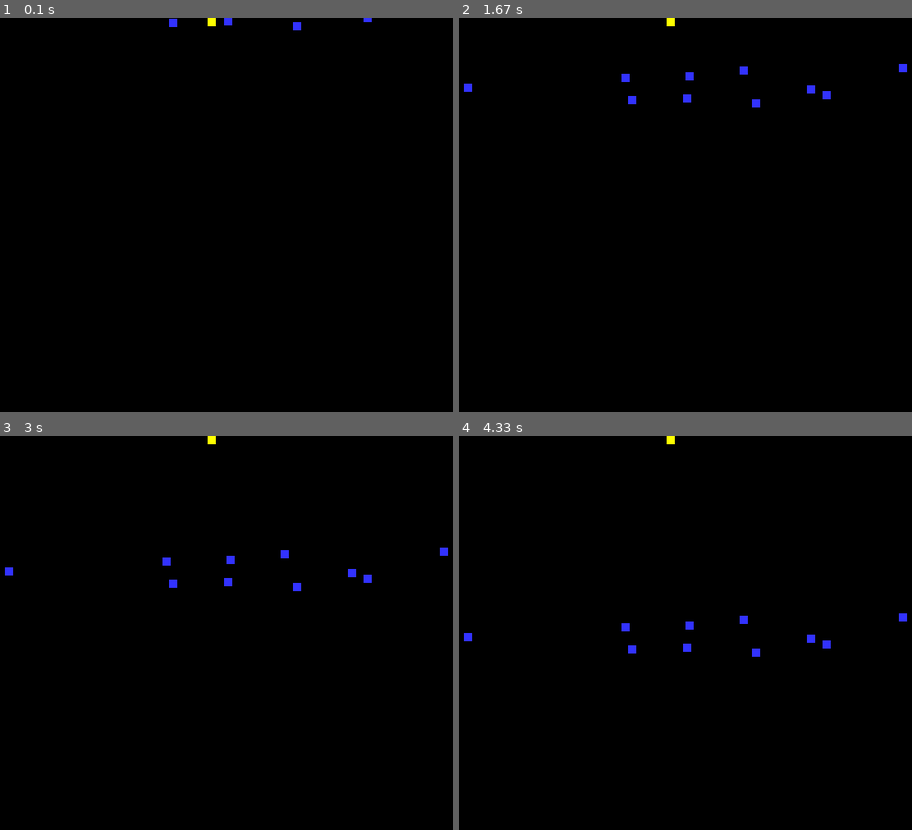
Above: before the commit, frames 1-4 (two rows, left to right).
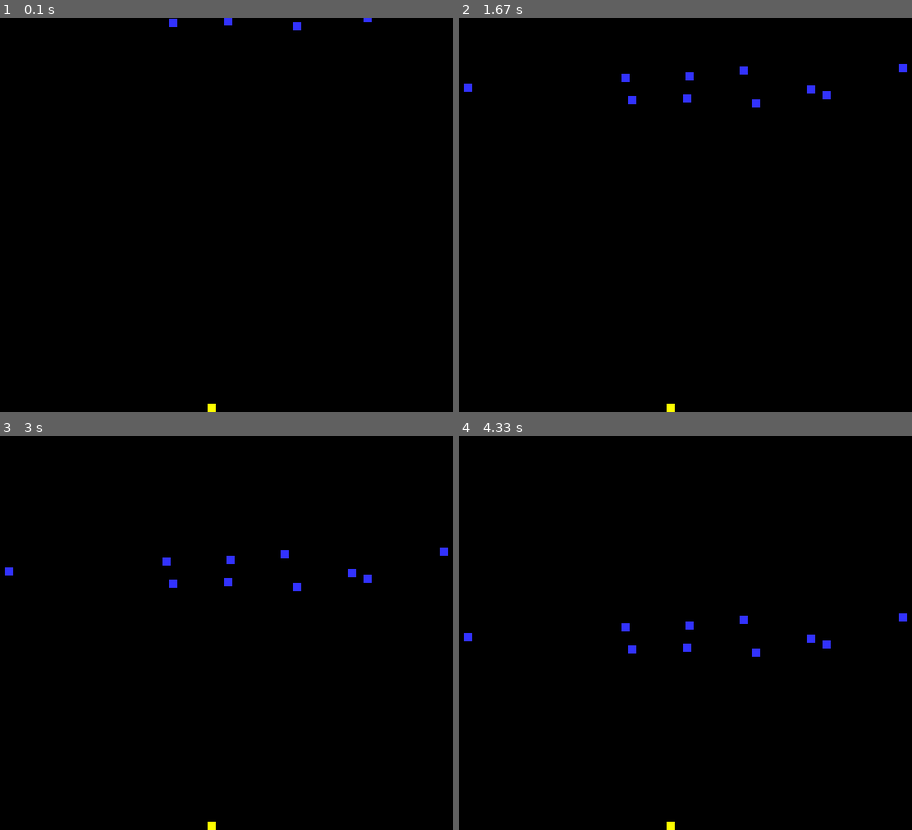
Above: after the commit, the same moments.

Repository: BiggsSG/Biggs-ACS-Tasks
Game: pygame game, started from Pygame/Invaders.py
The game is run twice, just before and just after one commit, with the same random seed, the same clock (stepped at 60 frames per second) and the same inputs.
Inputs:
- Up to frame 1 (0.1 s): no input
- Up to frame 2 (1.67 s): hold Right 0.33-0.8 s
- Up to frame 3 (3 s): no input
- Up to frame 4 (4.33 s): no input

The runs differ from the first frame. In frame 1, less than 0.1% of the frame differs, in the area x 45-48%, y 0-100%; in frame 2, less than 0.1%; in frame 3, less than 0.1%; in frame 4, less than 0.1%.

Commit message:
Update Invaders.py

Diff:
--- a/Pygame/Invaders.py
+++ b/Pygame/Invaders.py
@@ -44,7 +44,7 @@
         # Set the position of the sprite
         self.rect = self.image.get_rect()
         self.rect.x = (300)
-        self.rect.y = (size[0] - height)
+        self.rect.y = (470)
         # Set speed of the sprite
         self.speed = 0
          #End Procedure #End Class
